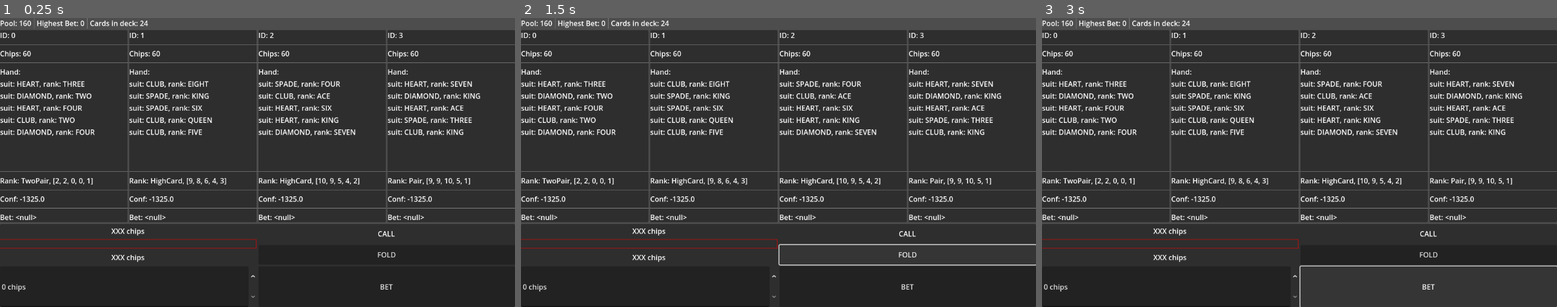
Above: before the commit, frames 1-3 (left to right).
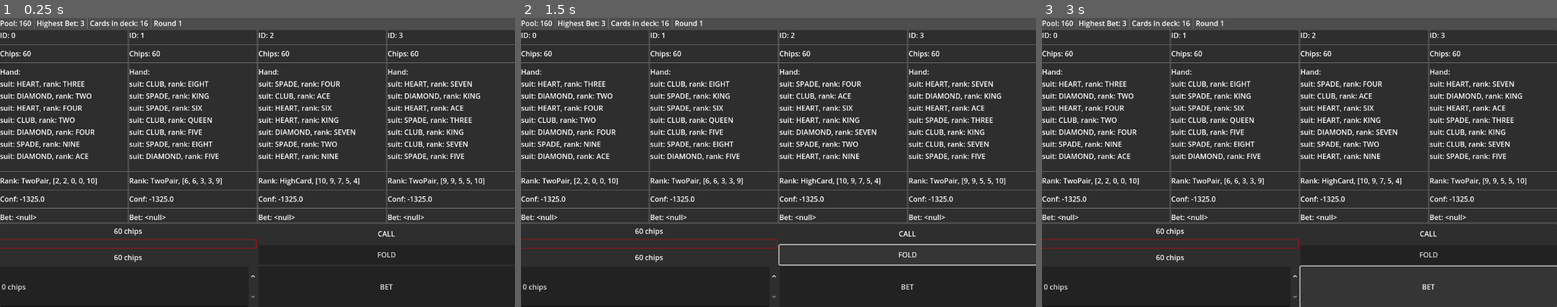
Above: after the commit, the same moments.

Repository: tofimega/ghost-poker
Game: Godot game, scene res://scenes/hud/hud.tscn
Two runs of this game, one before a commit and one after it. Both use one fixed random seed, a clock stepped at 60 frames per second and the inputs below.
Inputs:
- Up to frame 1 (0.25 s): no input
- Up to frame 2 (1.5 s): click "BET" at 0.5 s; click "FOLD" at 1.25 s
- Up to frame 3 (3 s): click "FOLD" at 2 s; click "BET" at 2.75 s

The runs differ from the first frame. In frame 1, 1.9% of the frame differs, in the area x 0-95%, y 0-85%; in frame 2, 1.9%; in frame 3, 1.9%.

Commit message:
player hud works kinda

Diff:
--- a/scenes/debug_frontend/player_status/player_status.gd
+++ b/scenes/debug_frontend/player_status/player_status.gd
@@ -16,6 +16,7 @@
 func _ready():
 	player=PokerEngine.get_player(player_id)
 	PokerEngine.next_player.connect(func(a): _fetch_player_data(), CONNECT_DEFERRED)
+	PokerEngine.round_over.connect(_fetch_player_data, CONNECT_DEFERRED)
 	PokerEngine.game_over.connect(func(a,b): _fetch_player_data(), CONNECT_DEFERRED)
 	_fetch_player_data()
 
--- a/scenes/hud/hud.gd
+++ b/scenes/hud/hud.gd
@@ -6,6 +6,7 @@
 @onready var deck: Label = $GameStatus/Deck
 @onready var game_status: HBoxContainer = $GameStatus
 @onready var players: HBoxContainer = $Players
+@onready var round: Label = $GameStatus/Round
 
 const PLAYER_STATUS = preload("res://scenes/debug_frontend/player_status/player_status.tscn")
 
@@ -17,9 +18,11 @@
 		player_status.player_id=i
 		players.add_child(player_status)
 
+	PokerEngine.start_next_round()
 	_update()
 
 func _update()-> void:
 	pool.text="Pool: "+str(PokerEngine.pool)
 	deck.text="Cards in deck: "+str(PokerEngine.deck.size())
 	highest_bet.text="Highest Bet: "+str(PokerEngine.highest_bet)
+	round.text="Round "+str(PokerEngine.current_turn)
--- a/scenes/hud/hud.tscn
+++ b/scenes/hud/hud.tscn
@@ -28,6 +28,12 @@
 [node name="Deck" type="Label" parent="GameStatus"]
 layout_mode = 2
 
+[node name="VSeparator5" type="VSeparator" parent="GameStatus"]
+layout_mode = 2
+
+[node name="Round" type="Label" parent="GameStatus"]
+layout_mode = 2
+
 [node name="Players" type="HBoxContainer" parent="."]
 layout_mode = 2
 size_flags_vertical = 3
--- a/scenes/user_input/user_input.gd
+++ b/scenes/user_input/user_input.gd
@@ -17,16 +17,19 @@
 
 var player_id: int
 
-var enabled: bool:
+var enabled: bool = false:
 	set(e):
-		enabled=e #TODO: enable/disable all ui elements
+		enabled=e
+		fold.disabled=!e
+		bet_amount.editable=e
+		bet.disabled=!e
 
 #TODO: select bet type, amount via interface
 #TODO: bet and fold buttons
 
 
 func _ready()->void:
-	pass #TODO: initialize text
+	_update_text()
 
 
 func _on_fold_pressed() -> void:
@@ -34,8 +37,32 @@
 
 
 func _on_bet_pressed() -> void:
-	pass #TODO: show popup, validate amount, bet
+	#TODO: show confirmation or error popups as needed
+	_update_text()
+	var bet: int = bet_amount.value
+	if bet > PokerEngine.players[player_id].chips: return
+	if bet < PokerEngine.highest_bet: return
+
+	var rt: PlayerController.Bet
+	if bet==PokerEngine.players[player_id].chips: rt = PlayerController.Bet.new(bet, PlayerController.Bet.Type.ALL_IN)
+	elif bet > PokerEngine.highest_bet: rt = PlayerController.Bet.new(bet, PlayerController.Bet.Type.RAISE)
+	else: rt = PlayerController.Bet.new(bet, PlayerController.Bet.Type.CALL)
+	user_bet.emit(rt)
 
 
 func _on_bet_amount_value_changed(value: float) -> void:
-	pass #TODO: validate, clamp, store amount, update remaining chip count text
+	var bet: int = clamp(value, PokerEngine.highest_bet, PokerEngine.players[player_id].chips)
+	bet_amount.set_value_no_signal(bet)
+	_update_text()
+
+
+
+func _update_text()->void:
+	var chip_count: int =PokerEngine.players[player_id].chips
+	var bet: int = bet_amount.value
+	current_chips.text=str(chip_count)+" chips"
+	remaining_chips.text=str(chip_count-bet)+" chips"
+
+	if bet>=chip_count: bet_type.text="ALL IN"
+	elif bet>PokerEngine.highest_bet: bet_type.text="RAISE"
+	else: bet_type.text="CALL"
--- a/scenes/user_input/user_input.tscn
+++ b/scenes/user_input/user_input.tscn
@@ -57,6 +57,7 @@
 [node name="Fold" type="Button" parent="VBoxContainer/HBoxContainer/VBoxContainer"]
 layout_mode = 2
 size_flags_vertical = 3
+disabled = true
 text = "FOLD"
 
 [node name="HBoxContainer2" type="HBoxContainer" parent="VBoxContainer"]
@@ -67,11 +68,13 @@
 layout_mode = 2
 size_flags_horizontal = 3
 rounded = true
+editable = false
 suffix = "chips"
 
 [node name="Bet" type="Button" parent="VBoxContainer/HBoxContainer2"]
 layout_mode = 2
 size_flags_horizontal = 3
+disabled = true
 text = "BET"
 
 [connection signal="pressed" from="VBoxContainer/HBoxContainer/VBoxContainer/Fold" to="." method="_on_fold_pressed"]
--- a/scripts/poker_engine.gd
+++ b/scripts/poker_engine.gd
@@ -45,10 +45,12 @@
 	player_bet.connect(func (p: int, bet: PlayerController.Bet):
 		if p != current_player or !players[p].in_game: return
 		_handle_player_bet(p, bet)
+		await get_tree().create_timer(0.5).timeout
 		_find_next_player()
 		_ask_next_player(),
 		CONNECT_DEFERRED # to prevent stack overflow, just in case
 		)
+	round_over.connect(start_next_round)
 
 func _find_next_player():
 	var id: int = current_player+1
